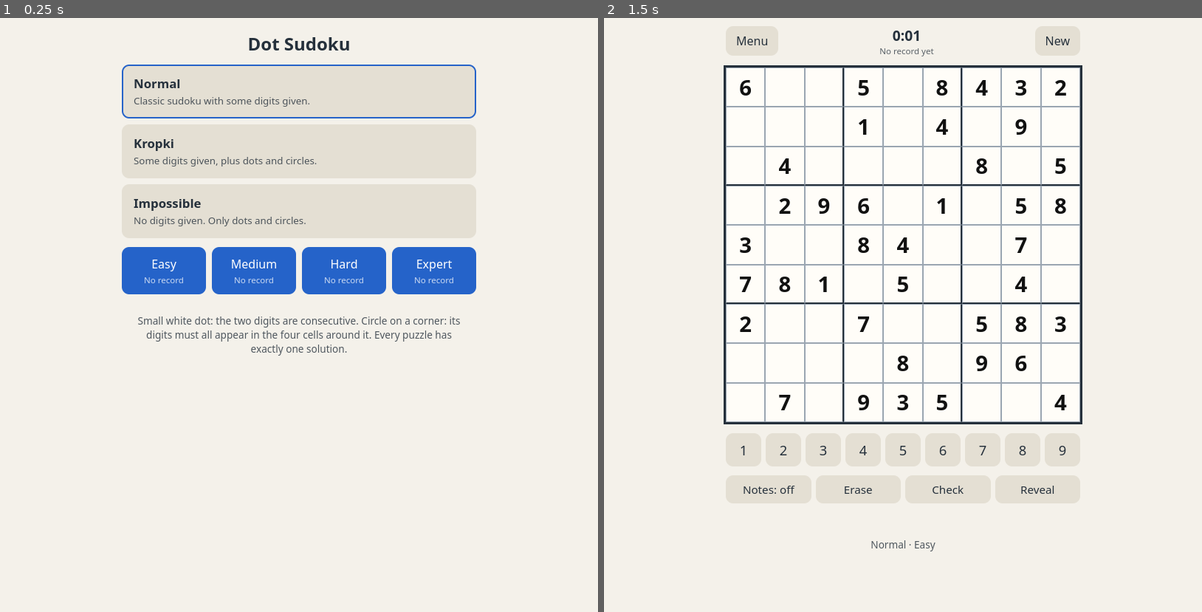
Above: before the commit, frames 1-2 (left to right).
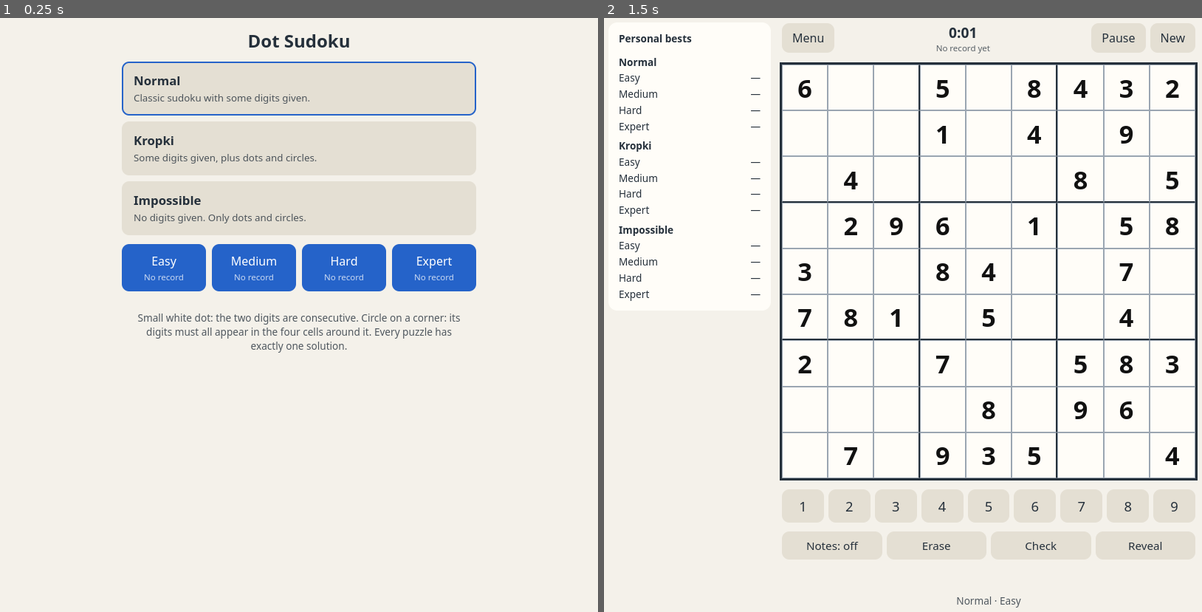
Above: after the commit, the same moments.

Repository: UlyssesGtHb/kropki-sudoku
Game: browser game, page index.html
The game is run twice, just before and just after one commit, with the same random seed, the same clock (stepped at 60 frames per second) and the same inputs.
Inputs:
- Up to frame 1 (0.25 s): no input
- Up to frame 2 (1.5 s): click "Easy No record" at 0.27 s; hold Down 1.03-1.3 s; tap Space at 1.1 s; hold Left from 1.35 s (still down)

The runs differ from the first frame. In frame 1, 3.5% of the frame differs, in the area x 20-80%, y 2-57%; in frame 2, 15%, in the area x 2-100%, y 1-100%.

Commit message:
slightly better ui? added pausing and menu boxes

Diff:
--- a/index.html
+++ b/index.html
@@ -10,7 +10,15 @@
 :root[data-theme="dark"]{--bg:#171b21;--ink:#e6e9ee;--cell:#222831;--line:#566170;--sel:#2f4a73;--rel:#2a323d;--err:#ff6b62;--given:#fff;--user:#7fb0ff;--btn:#303846;--acc:#7fb0ff;--card:#222831}
 [hidden]{display:none!important}
 html,body{margin:0;background:var(--bg);color:var(--ink);font-family:system-ui,-apple-system,"Segoe UI",sans-serif}
-main{max-width:520px;margin:0 auto;padding:14px 12px 24px;display:flex;flex-direction:column;align-items:center;gap:12px}
+:root{--bw:min(98vw,520px,calc(100dvh - 290px))}@media (min-width:900px){:root{--bw:560px}}
+.side{display:none}@media (max-width:899px){html,body{overflow:hidden;height:100dvh}}
+.box{max-height:90dvh;overflow:auto}.box p{margin:6px 0;text-align:left;font-size:.9rem}.box table{font-size:.9rem}
+.layout{display:flex;flex-direction:column;align-items:center;gap:12px;width:100%}.col{display:flex;flex-direction:column;align-items:center;gap:12px;width:100%;order:-1}
+.side{width:var(--bw);box-sizing:border-box;background:var(--card);border-radius:12px;padding:12px 14px;font-size:.85rem;line-height:1.45}.side p{margin:8px 0 0}.side td{padding:1px 0}
+.sd{display:inline-block;width:14px;height:14px;border-radius:50%;background:#fff;border:2px solid #25303b;box-sizing:border-box;vertical-align:middle;margin-right:6px}
+.sd.sq{width:36px;height:36px;font-size:10px;line-height:1.15;display:inline-flex;align-items:center;justify-content:center;text-align:center;font-weight:700;color:#111}
+@media (min-width:900px){.layout{flex-direction:row;align-items:flex-start;justify-content:center}.col{width:auto;flex:none;order:0}.side{width:220px;display:block}}
+main{max-width:1000px;margin:0 auto;padding:10px 6px 24px;display:flex;flex-direction:column;align-items:center;gap:12px}
 h1{font-size:1.5rem;margin:8px 0 0}
 button{font:inherit;color:var(--ink);background:var(--btn);border:0;border-radius:10px;padding:9px 14px;cursor:pointer}
 button.pri{background:var(--acc);color:#fff}
@@ -21,10 +29,10 @@
 .lvls{display:grid;grid-template-columns:repeat(4,1fr);gap:8px;width:min(94vw,480px)}
 .lvls button{padding:12px 4px;display:flex;flex-direction:column;gap:3px;align-items:center}
 .lvls small{opacity:.75;font-size:.72rem}
-.top{display:flex;justify-content:space-between;align-items:center;width:min(94vw,480px);gap:8px}
+.top{display:flex;justify-content:space-between;align-items:center;width:var(--bw);gap:8px}
 .top .t{font-variant-numeric:tabular-nums;font-weight:700;font-size:1.2rem;text-align:center}
 .top small{display:block;font-weight:400;opacity:.75;font-size:.72rem}
-#board{--w:min(94vw,480px);position:relative;width:var(--w);height:var(--w);display:grid;grid-template-columns:repeat(9,minmax(0,1fr));grid-template-rows:repeat(9,minmax(0,1fr));border:3px solid var(--ink);box-sizing:content-box;user-select:none;touch-action:manipulation}
+#board{--w:var(--bw);position:relative;width:var(--w);height:var(--w);display:grid;grid-template-columns:repeat(9,minmax(0,1fr));grid-template-rows:repeat(9,minmax(0,1fr));border:3px solid var(--ink);box-sizing:content-box;user-select:none;touch-action:manipulation}
 .cell{position:relative;min-width:0;min-height:0;overflow:hidden;background:var(--cell);border:1px solid var(--line);box-sizing:border-box;display:flex;align-items:center;justify-content:center;font-size:calc(var(--w)/9*.55);cursor:pointer}
 .cell.r2{border-bottom:2px solid var(--ink)}.cell.c2{border-right:2px solid var(--ink)}
 .cell.rel{background:var(--rel)}.cell.sel{background:var(--sel)}
@@ -33,15 +41,17 @@
 .notes span{display:flex;align-items:center;justify-content:center}
 .dot,.quad{position:absolute;border-radius:50%;background:#fff;border:2px solid #25303b;box-sizing:border-box;transform:translate(-50%,-50%);pointer-events:none}
 .dot{width:calc(var(--w)/9*.26);height:calc(var(--w)/9*.26);z-index:2}
-.quad{width:calc(var(--w)/9*.46);height:calc(var(--w)/9*.46);z-index:3;display:flex;flex-wrap:wrap;align-content:center;justify-content:center;padding:1px;color:#111;font-size:calc(var(--w)/9*.19);line-height:1}
+.quad{width:calc(var(--w)/9*.6);height:calc(var(--w)/9*.6);z-index:3;display:flex;flex-wrap:wrap;align-content:center;justify-content:center;padding:1px;color:#111;font-size:calc(var(--w)/9*.25);line-height:1}
 .quad b{width:50%;text-align:center}.quad.three b:last-child{width:100%}
-.pad{display:grid;grid-template-columns:repeat(9,1fr);gap:6px;width:min(94vw,480px)}
+.pad{display:grid;grid-template-columns:repeat(9,1fr);gap:6px;width:var(--bw)}
 .pad button{padding:10px 0;font-size:1.15rem}
 .pad.four{grid-template-columns:repeat(4,1fr)}.pad.four button{font-size:.95rem;padding:9px 2px}
 #msg{min-height:1.4em;font-weight:600;text-align:center}
 .help{font-size:.85rem;opacity:.8;text-align:center;max-width:460px;line-height:1.4}
 #modal{position:fixed;inset:0;background:rgba(0,0,0,.55);display:flex;align-items:center;justify-content:center;z-index:50;padding:16px}
 .box{background:var(--card);border-radius:16px;padding:24px;max-width:340px;width:100%;text-align:center;display:flex;flex-direction:column;gap:10px}
+#board.paused .cell,#board.paused .dot,#board.paused .quad{visibility:hidden}
+#board.paused::after{content:"Paused";position:absolute;inset:0;display:flex;align-items:center;justify-content:center;background:var(--cell);font-size:2rem;font-weight:700;z-index:5}
 .box h2{margin:0}.box .big{font-size:2.2rem;font-weight:800;font-variant-numeric:tabular-nums}
 .badge{background:#f5c542;color:#222;border-radius:99px;padding:4px 12px;font-weight:700;align-self:center}
 </style>
@@ -54,13 +64,17 @@
   <div class="lvls" id="lvls"></div>
   <p class="help">Small white dot: the two digits are consecutive. Circle on a corner: its digits must all appear in the four cells around it. Every puzzle has exactly one solution.</p>
 </section>
-<section id="game" style="display:contents" hidden>
-  <div class="top"><button id="back">Menu</button><div class="t"><span id="time">0:00</span><small id="best"></small></div><button id="again">New</button></div>
+<section id="game" class="layout" hidden>
+  <aside class="side" id="bests"></aside>
+  <div class="col">
+  <div class="top"><button id="back">Menu</button><div class="t"><span id="time">0:00</span><small id="best"></small></div><div style="display:flex;gap:6px"><button id="pause">Pause</button><button id="again">New</button></div></div>
   <div id="board"></div>
   <div class="pad" id="pad"></div>
   <div class="pad four"><button id="notes">Notes: off</button><button id="erase">Erase</button><button id="check">Check</button><button id="reveal">Reveal</button></div>
   <div id="msg"></div>
   <small class="help" id="label"></small>
+  </div>
+  <aside class="side" id="howto"></aside>
 </section>
 </main>
 <div id="modal" hidden></div>
@@ -68,7 +82,7 @@
 const $=s=>document.querySelector(s);
 const MODES=[["Normal","Classic sudoku with some digits given."],["Kropki","Some digits given, plus dots and circles."],["Impossible","No digits given. Only dots and circles."]];
 const LV=["Easy","Medium","Hard","Expert"];
-let mode=0,lv=0,P,val,notes,sel=-1,pencil=false,t0=0,tick=null,done=false;
+let mode=0,lv=0,P,val,notes,sel=-1,pencil=false,t0=0,tick=null,done=false,paused=false,pAt=0,BH="",IH="",menuOpen=false;
 const shuf=a=>{for(let i=a.length-1;i>0;i--){const j=Math.random()*(i+1)|0;[a[i],a[j]]=[a[j],a[i]]}return a};
 const fmt=ms=>{const s=Math.floor(ms/1000);return (s/60|0)+":"+String(s%60).padStart(2,"0")};
 const bk=(m=mode,l=lv)=>"dotsudoku:"+m+":"+l;
@@ -163,14 +177,31 @@
 }
 $("#modes").onclick=e=>{const b=e.target.closest("button");if(b){mode=+b.dataset.m;menu()}};
 $("#lvls").onclick=e=>{const b=e.target.closest("button");if(b){lv=+b.dataset.l;start()}};
-$("#back").onclick=()=>{clearInterval(tick);$("#game").hidden=true;$("#menu").hidden=false;menu()};
+function exitGame(){clearInterval(tick);$("#modal").hidden=true;$("#game").hidden=true;$("#menu").hidden=false;menu()}
+function pop(h){menuOpen=true;$("#modal").innerHTML=`<div class="box">${h}</div>`;$("#modal").hidden=false}
+function gameMenu(){
+  setPause(true);
+  pop(`<h2>Menu</h2><button id="mi">Info</button><button id="ml">Leaderboard</button><button id="mx">Exit</button><button class="pri" id="mc">Resume</button>`);
+  $("#mi").onclick=()=>sub(IH);$("#ml").onclick=()=>sub(BH);$("#mx").onclick=exitGame;$("#mc").onclick=closeMenu;
+}
+function sub(h){pop(h+`<button id="mb">Back</button>`);$("#mb").onclick=gameMenu}
+function closeMenu(){$("#modal").hidden=true;setPause(false)}
+$("#back").onclick=gameMenu;
+$("#modal").addEventListener("click",e=>{if(e.target===$("#modal")&&menuOpen)closeMenu()});
 $("#again").onclick=()=>start();
 
 /* ---------- game ---------- */
+function sides(){
+  let h='<b>Personal bests</b><table style="width:100%;margin-top:6px;border-collapse:collapse">';
+  MODES.forEach((m,i)=>{h+=`<tr><td colspan="2" style="padding-top:6px"><b>${m[0]}</b></td></tr>`+LV.map((n,j)=>{const b=getBest(i,j);return `<tr><td>${n}</td><td style="text-align:right">${b?fmt(b):"—"}</td></tr>`}).join("")});
+  $("#bests").innerHTML=BH=h+"</table>";
+  $("#howto").hidden=mode==0;
+  $("#howto").innerHTML=IH=`<b>How to read the dots</b><p><span class="sd"></span>Small dot between two cells: their digits are consecutive (like 4 and 5, in either order).</p><p><span class="sd sq">1 6<br>2 4</span>Circle on a corner: the four cells touching it contain all the digits shown, in any order and position.</p><p><b>No dot</b> between two cells gives no information. They may or may not be consecutive.</p><p>Normal sudoku rules still apply: each row, column and 3×3 box holds 1–9 once.${mode==2?" In Impossible mode no digits are given, so use the dots and circles to deduce everything.":""}</p>`;
+}
 function start(){
   $("#modal").hidden=true;$("#menu").hidden=true;$("#game").hidden=false;
-  clearInterval(tick);$("#board").innerHTML="";$("#msg").textContent="Generating a puzzle…";
-  $("#label").textContent=MODES[mode][0]+" · "+LV[lv];
+  clearInterval(tick);$("#board").innerHTML="";$("#msg").textContent="Generating a puzzle…";done=true;paused=false;$("#board").classList.remove("paused");$("#pause").textContent="Pause";
+  $("#label").textContent=MODES[mode][0]+" · "+LV[lv];sides();
   setTimeout(()=>{
     P=gen(mode,lv);val=P.giv.slice();notes=Array.from({length:81},()=>new Set());sel=-1;done=false;
     $("#msg").textContent="";t0=Date.now();tick=setInterval(upd,500);render();upd();
@@ -200,13 +231,20 @@
   if(!done&&val.every(Boolean)&&!bad.size)win();
 }
 function win(){
-  done=true;clearInterval(tick);const t=Date.now()-t0,prev=getBest(),nb=!prev||t<prev;if(nb)setBest(t);
-  $("#time").textContent=fmt(t);
+  menuOpen=false;done=true;clearInterval(tick);const t=Date.now()-t0,prev=getBest(),nb=!prev||t<prev;if(nb)setBest(t);
+  $("#time").textContent=fmt(t);sides();
   $("#modal").innerHTML=`<div class="box"><h2>Puzzle solved!</h2><div class="big">${fmt(t)}</div>${nb?'<span class="bad …(204 unchanged characters)…
-  $("#modal").hidden=false;$("#nx").onclick=start;$("#mn").onclick=()=>{$("#modal").hidden=true;$("#back").click()};
-}
+  $("#modal").hidden=false;$("#nx").onclick=start;$("#mn").onclick=exitGame;
+}
+function setPause(p){
+  if(done||!P||$("#game").hidden||p==paused)return;paused=p;
+  if(p){pAt=Date.now();clearInterval(tick)}else{t0+=Date.now()-pAt;tick=setInterval(upd,500);upd()}
+  $("#board").classList.toggle("paused",p);$("#pause").textContent=p?"Resume":"Pause";
+}
+$("#pause").onclick=()=>setPause(!paused);
+document.addEventListener("visibilitychange",()=>{if(document.hidden)setPause(true)});
 function put(n){
-  if(done||sel<0||P.giv[sel])return;$("#msg").textContent="";
+  if(done||paused||sel<0||P.giv[sel])return;$("#msg").textContent="";
   if(n==0){val[sel]=0;notes[sel].clear()}
   else if(pencil&&!val[sel]){notes[sel].has(n)?notes[sel].delete(n):notes[sel].add(n)}
   else{val[sel]=val[sel]==n?0:n;notes[sel].clear();
@@ -218,10 +256,10 @@
 $("#pad").addEventListener("click",e=>{const b=e.target.closest("button");if(b)put(+b.dataset.n)});
 $("#erase").onclick=()=>put(0);
 $("#notes").onclick=e=>{pencil=!pencil;e.target.textContent="Notes: "+(pencil?"on":"off")};
-$("#check").onclick=()=>{if(done)return;const b=conflicts();$("#msg").textContent=b.size?"Some cells break a rule (shown in red).":"No rule broken so far. Keep going!"};
-$("#reveal").onclick=()=>{if(done)return;done=true;clearInterval(tick);val=[...P.sol];render();$("#msg").textContent="Solution revealed. No record for this one."};
+$("#check").onclick=()=>{if(done||paused)return;const b=conflicts();$("#msg").textContent=b.size?"Some cells break a rule (shown in red).":"No rule broken so far. Keep going!"};
+$("#reveal").onclick=()=>{if(done||paused)return;done=true;clearInterval(tick);val=[...P.sol];render();$("#msg").textContent="Solution revealed. No record for this one."};
 document.addEventListener("keydown",e=>{
-  if($("#game").hidden||done)return;
+  if($("#game").hidden||done||paused)return;
   if(/^[1-9]$/.test(e.key))put(+e.key);
   else if(["Backspace","Delete","0"].includes(e.key))put(0);
   else if(sel>=0&&e.key.startsWith("Arrow")){e.preventDefault();const r=sel/9|0,c=sel%9;
